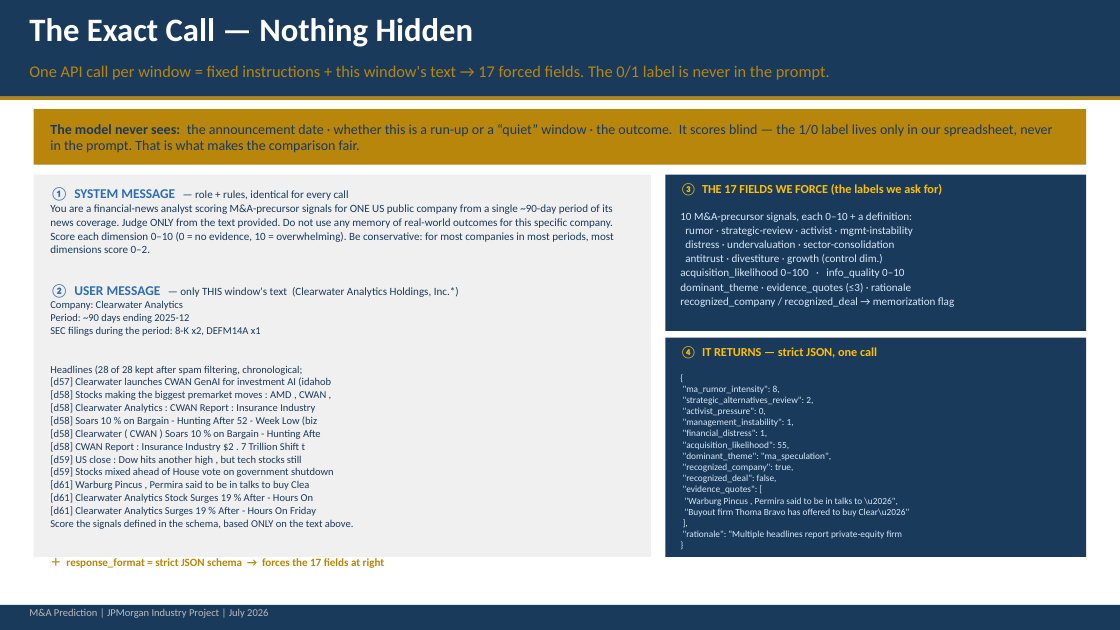
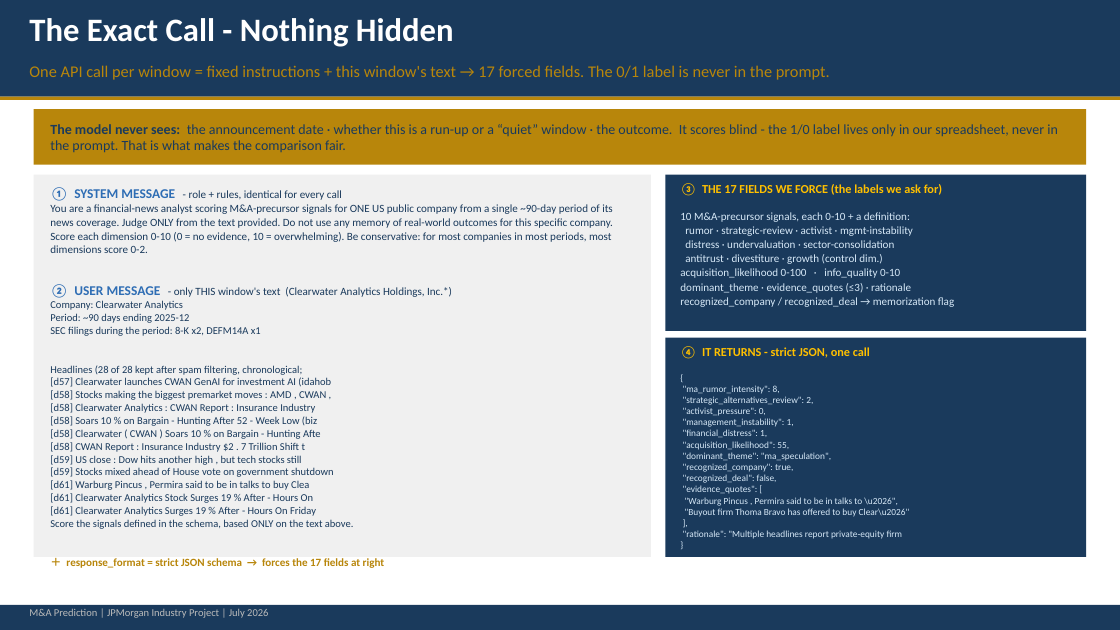
Before and after one commit to cindyfu0312/ucb-jpm-MA-prediction, a slide deck: slide 5 of reports/week6_llm_ma_prediction_presentation.pptx (slide 6 before the commit). Drawn at 1120x630 pixels with LibreOffice and Linux fonts; fonts in the diff are those of the drawing. Boxes give left, top, right and bottom in pixels: in the first picture for what was removed or moved away, otherwise in the second. Text is boxed around its words. In the diff, an @@ line names an element or a change of style, - is before the commit and + after.

Commit message:
Deck: cut redundant prompt slide, add interpretation, drop em dashes
- Remove the old 'What the Model Actually Reads' slide (superseded by the
  detailed 'The Exact Call' slide). Deck is now 13 slides.
- Masking & Repeatability: replace the summary table with two per-chart
  interpretation cards explaining what the scatter plots show.
- Verdict slide: drop the pre-registered-criteria table (hard to present)
  and replace it with a plain-English verdict banner; simplify the title.
- Replace all em/en dashes with hyphens across the deck, and sanitize
  stats-derived text at load so notebook output can't reintroduce them.

```diff
--- a/reports/week6_llm_ma_prediction_presentation.pptx
+++ b/reports/week6_llm_ma_prediction_presentation.pptx
@@ text at (29,18,454,47): text changed @@
-The Exact Call — Nothing Hidden
+The Exact Call - Nothing Hidden
@@ text at (50,124,1058,152): text changed @@
-The model never sees: the announcement date · whether this is a run-up or a “quiet” window · the outcome. It scores blind — the 1/0 label lives only in our spreadsheet, never in the prompt. That is what makes the comparison fair.
+The model never sees: the announcement date · whether this is a run-up or a “quiet” window · the outcome. It scores blind - the 1/0 label lives only in our spreadsheet, never in the prompt. That is what makes the comparison fair.
@@ text at (50,187,613,298): text changed @@
-① SYSTEM MESSAGE — role + rules, identical for every call
-You are a financial-news analyst scoring M&A-precursor signals for ONE US public company from a single ~90-day period of its news coverage. Judge ONLY from the text provided. Do not use any memory of real-world outcomes for this specific company. Score each dimension 0–10 (0 = no evidence, 10 = overwhelming). Be conservative: for most companies in most periods, most dimensions score 0–2.
-② USER MESSAGE — only THIS window's text (Clearwater Analytics Holdings, Inc.*)
+① SYSTEM MESSAGE - role + rules, identical for every call
+You are a financial-news analyst scoring M&A-precursor signals for ONE US public company from a single ~90-day period of its news coverage. Judge ONLY from the text provided. Do not use any memory of real-world outcomes for this specific company. Score each dimension 0-10 (0 = no evidence, 10 = overwhelming). Be conservative: for most companies in most periods, most dimensions score 0-2.
+② USER MESSAGE - only THIS window's text (Clearwater Analytics Holdings, Inc.*)
@@ text at (680,212,910,222): text changed @@
-10 M&A-precursor signals, each 0–10 + a definition:
+10 M&A-precursor signals, each 0-10 + a definition:
@@ text at (680,268,900,278): text changed @@
-acquisition_likelihood 0–100 · info_quality 0–10
+acquisition_likelihood 0-100 · info_quality 0-10
@@ text at (680,346,870,359): text changed @@
-④ IT RETURNS — strict JSON, one call
+④ IT RETURNS - strict JSON, one call
```
Also in this commit, not shown: 10 other slides changed, 1 slide added, 2 slides removed, 1 other file.
